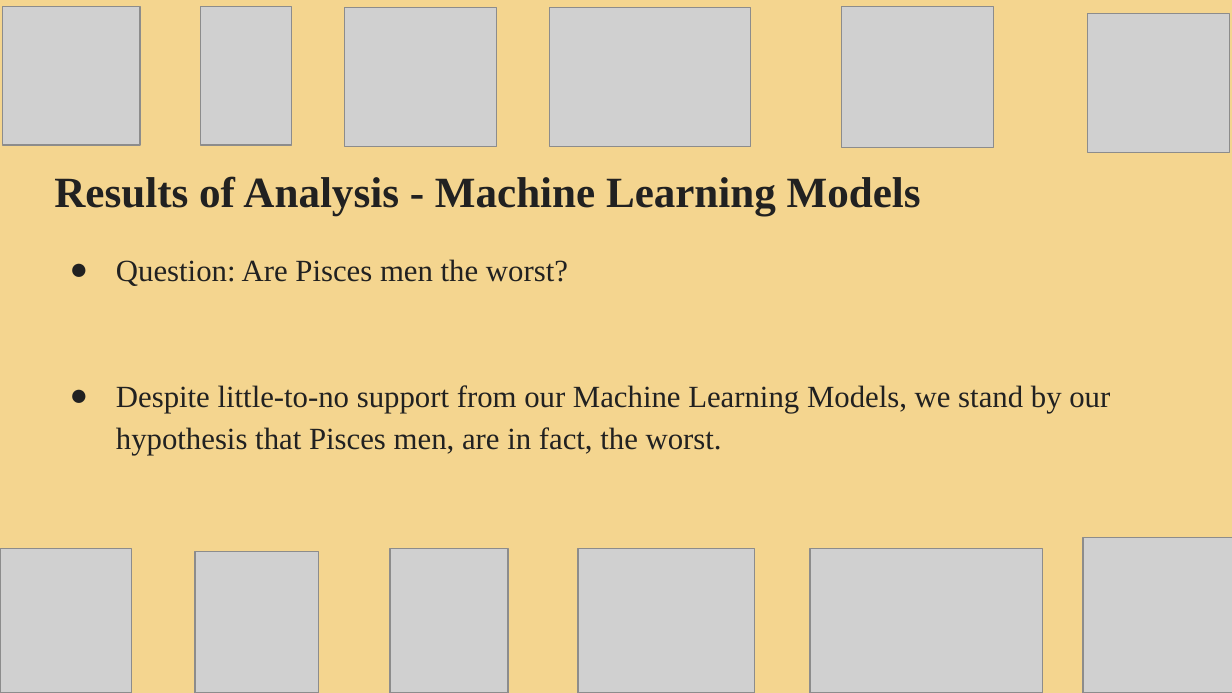
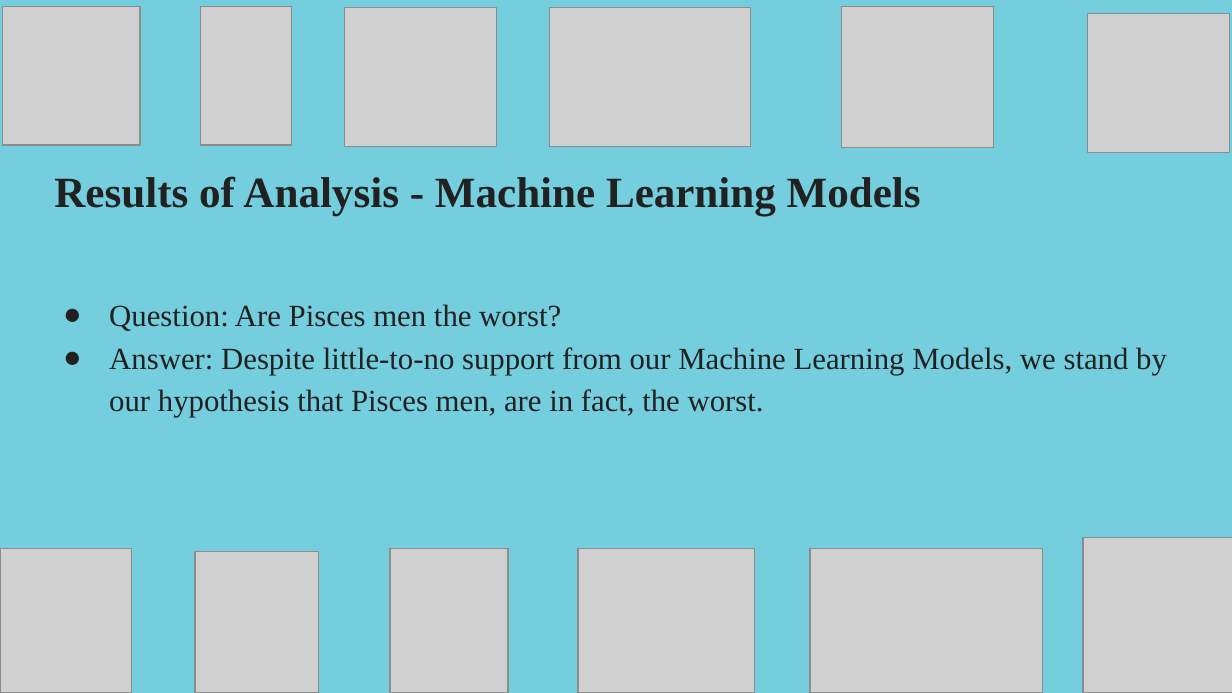
Before and after one commit to rulamia/Horrorscopes, a slide deck: slide 25 of HorrorscopesFinal.pptx (slide 24 before the commit). Drawn at 1232x693 pixels with LibreOffice and Linux fonts; fonts in the diff are those of the drawing; grey boxes stand for pictures. Boxes give left, top, right and bottom in pixels: in the first picture for what was removed or moved away, otherwise in the second. Text is boxed around its words. In the diff, an @@ line names an element or a change of style, - is before the commit and + after.

```diff
--- a/HorrorscopesFinal.pptx
+++ b/HorrorscopesFinal.pptx
@@ background #F4D58F to #75CEDE @@
@@ text "Question: Are Pisces men the ...": place and size @@
-text "Question: Are Pisces men the ..." at (116,259,1110,455)
+text "Question: Are Pisces men the ..." at (109,304,1167,417)
@@ text at (109,347,1167,417): text changed @@
-● Despite little-to-no support from our Machine Learning Models, we stand by our hypothesis that Pisces men, are in fact, the worst.
+● Answer: Despite little-to-no support from our Machine Learning Models, we stand by our hypothesis that Pisces men, are in fact, the worst.
```
Also in this commit, not shown: 17 other slides changed, 1 slide added.
